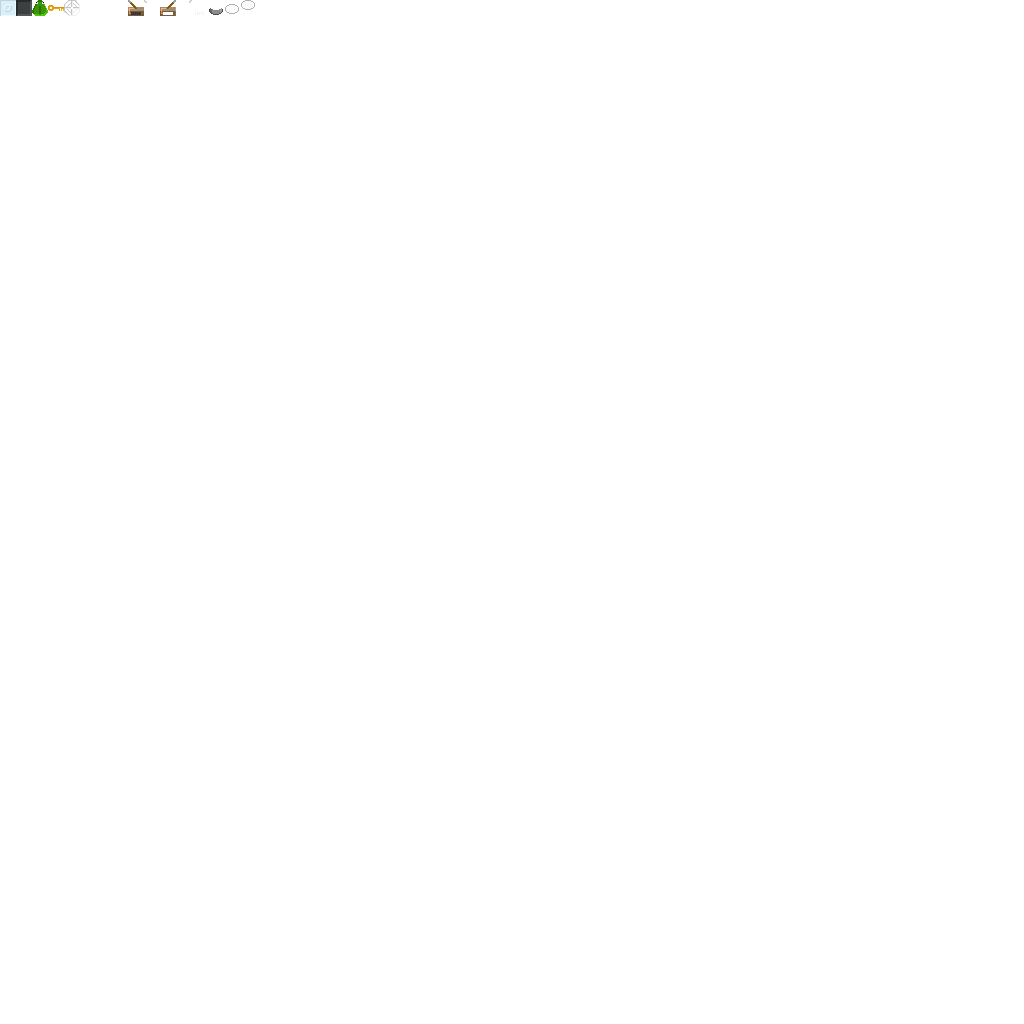
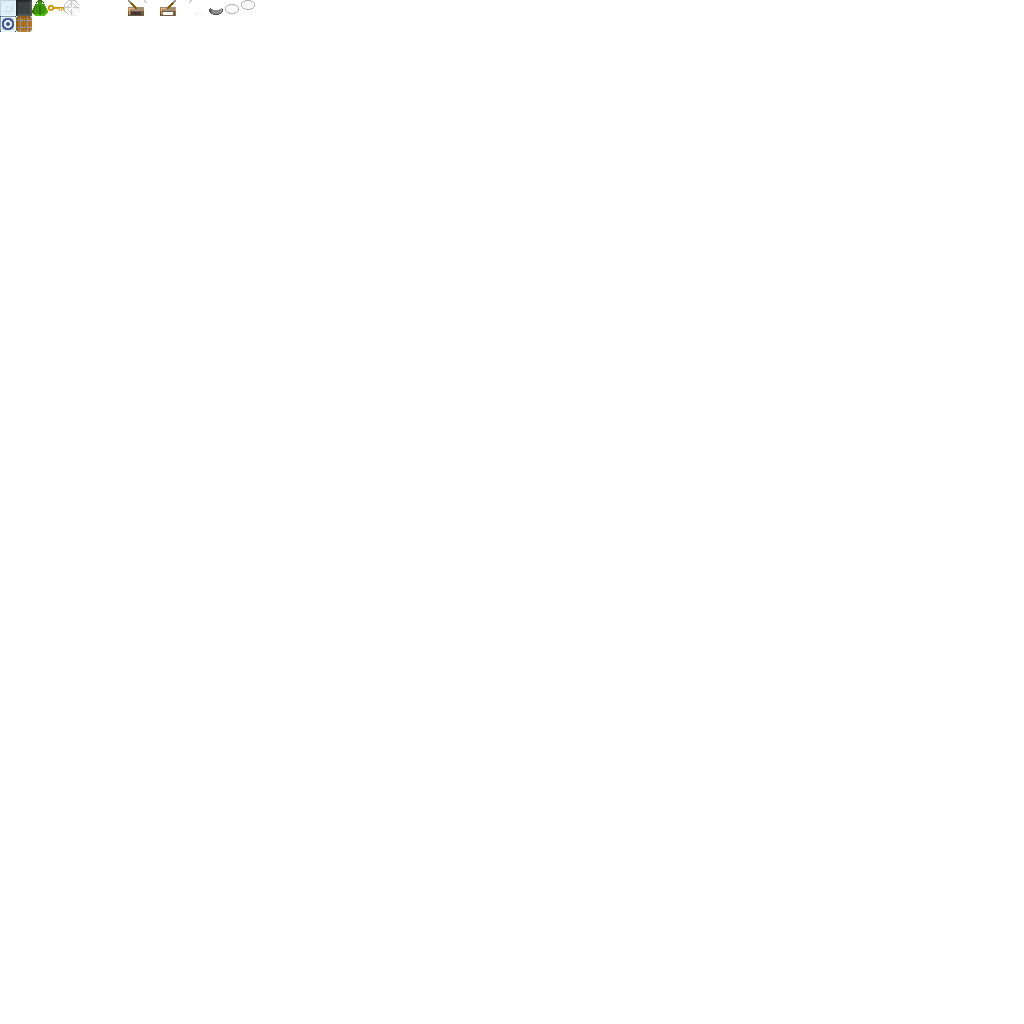
Revision of a layered 1024px x 1024px image; what changed, layer by layer:
added layer "Crate" above "Teleport Destination" over 16, 16, 32, 32
added layer "Teleport Destination" above "Floor" over 0, 16, 16, 32
